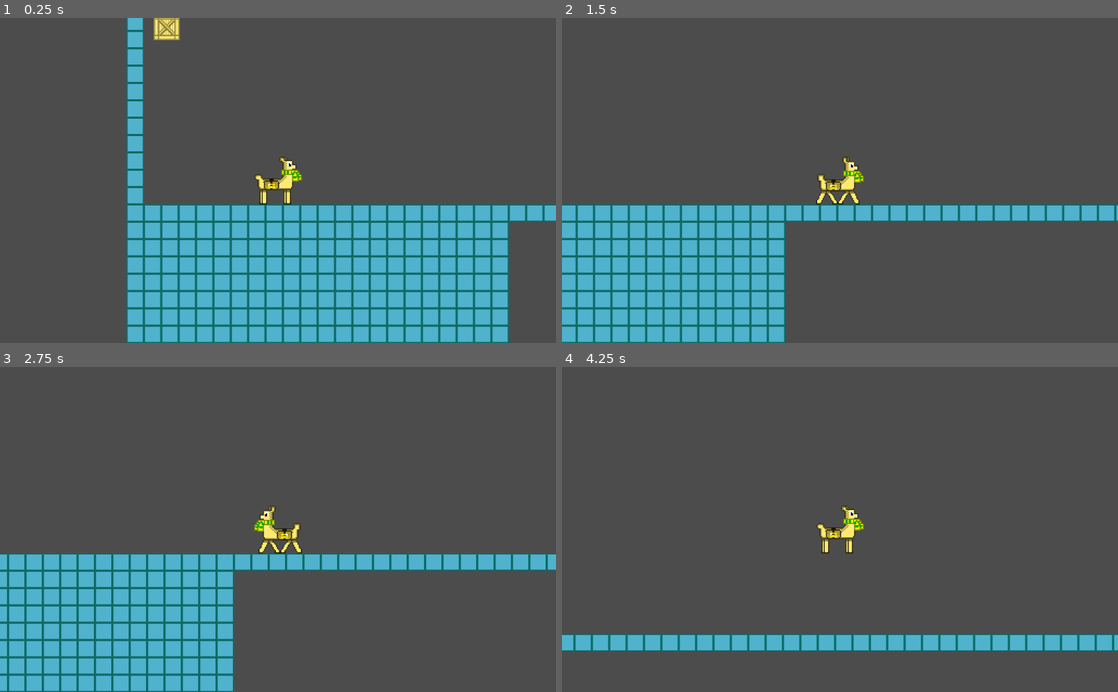
Above: before the commit, frames 1-4 (two rows, left to right).
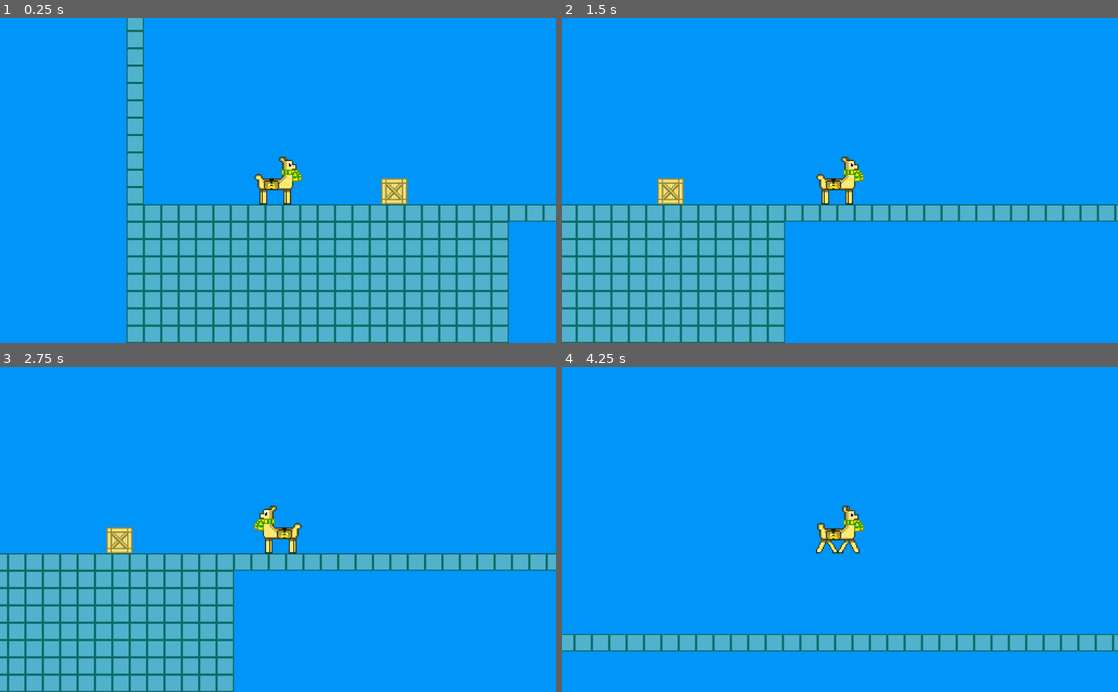
Above: after the commit, the same moments.

Repository: LeoDog896/Llama-Zips
Game: Godot game, scene res://Templates/LevelTemplate.tscn
Two runs of this game, one before a commit and one after it. Both use one fixed random seed, a clock stepped at 60 frames per second and the inputs below.
Inputs (mouse positions are in pixels of both pictures, inside the frame that each line leads up to):
- Up to frame 1 (0.25 s): no input
- Up to frame 2 (1.5 s): tap Enter at 0.5 s; move the mouse to (728, 70) at 0.52 s; hold Right (ui_right) from 0.53 s (still down); click (728, 70) at 0.67 s; tap Up (ui_up) at 0.77 s; move the mouse to (728, 196) at 1.27 s; click (728, 196) at 1.42 s
- Up to frame 3 (2.75 s): tap Up (ui_up) at 1.52 s; move the mouse to (333, 458) at 2.02 s; release Right (ui_right) at 2.03 s; hold A (ui_left) from 2.03 s (still down); click (333, 458) at 2.17 s
- Up to frame 4 (4.25 s): move the mouse to (812, 594) at 2.77 s; release A (ui_left) at 2.78 s; hold Right (ui_right) from 2.78 s (still down); click (812, 594) at 2.92 s; tap Up (ui_up) at 3.02, 3.77 s; move the mouse to (1006, 578) at 3.52 s; click (1006, 578) at 3.67 s

The runs differ from the first frame. In frame 1, 68% of the frame differs, in the area x 0-100%, y 0-100%; in frame 2, 80%; in frame 3, 79%; in frame 4, 95%.

Commit message:
Background

Diff:
--- a/Templates/LevelTemplate.tscn
+++ b/Templates/LevelTemplate.tscn
@@ -23,6 +23,11 @@
 0/tile_mode = 0
 0/occluder_offset = Vector2( 0, 0 )
 0/navigation_offset = Vector2( 0, 0 )
+0/shape_offset = Vector2( 0, 0 )
+0/shape_transform = Transform2D( 1, 0, 0, 1, 0, 0 )
+0/shape = SubResource( 1 )
+0/shape_one_way = false
+0/shape_one_way_margin = 1.0
 0/shapes = [ {
 "autotile_coord": Vector2( 0, 0 ),
 "one_way": false,
@@ -40,6 +45,11 @@
 1/occluder_offset = Vector2( 0, 0 )
 1/occluder = SubResource( 2 )
 1/navigation_offset = Vector2( 0, 0 )
+1/shape_offset = Vector2( 0, 0 )
+1/shape_transform = Transform2D( 1, 0, 0, 1, 0, 0 )
+1/shape = SubResource( 3 )
+1/shape_one_way = false
+1/shape_one_way_margin = 1.0
 1/shapes = [ {
 "autotile_coord": Vector2( 0, 0 ),
 "one_way": false,
@@ -60,7 +70,7 @@
 tile_data = PoolIntArray( -1769472, 0, 0, -1703936, 0, 0, -1638400, 0, 0, -1572864, 0, 0, -1507328, 0, 0, -1441792, 0,  …(6967 unchanged characters)…
 
 [node name="Crate" parent="." instance=ExtResource( 4 )]
-position = Vector2( 274.195, -197.651 )
+position = Vector2( 693.158, 127.56 )
 gravity_scale = 8.0
 
 [node name="BindedPlayer" parent="." instance=ExtResource( 1 )]
--- a/Utils/BindedPlayer.tscn
+++ b/Utils/BindedPlayer.tscn
@@ -8,7 +8,7 @@
 
 [sub_resource type="AtlasTexture" id=2]
 atlas = ExtResource( 2 )
-region = Rect2( 0, 0, 44, 44 )
+region = Rect2( 0, 44, 44, 44 )
 
 [sub_resource type="AtlasTexture" id=3]
 atlas = ExtResource( 2 )
@@ -16,27 +16,27 @@
 
 [sub_resource type="AtlasTexture" id=4]
 atlas = ExtResource( 2 )
-region = Rect2( 0, 44, 44, 44 )
+region = Rect2( 0, 0, 44, 44 )
 
 [sub_resource type="AtlasTexture" id=5]
 atlas = ExtResource( 2 )
-region = Rect2( 0, 0, 44, 44 )
+region = Rect2( 0, 44, 44, 44 )
 
 [sub_resource type="AtlasTexture" id=6]
 atlas = ExtResource( 2 )
-region = Rect2( 0, 44, 44, 44 )
+region = Rect2( 0, 0, 44, 44 )
 
 [sub_resource type="SpriteFrames" id=7]
 animations = [ {
-"frames": [ SubResource( 2 ) ],
+"frames": [ SubResource( 2 ), SubResource( 3 ) ],
+"loop": true,
+"name": "running",
+"speed": 15.0
+}, {
+"frames": [ SubResource( 4 ) ],
 "loop": true,
 "name": "standing",
 "speed": 5.0
-}, {
-"frames": [ SubResource( 3 ), SubResource( 4 ) ],
-"loop": true,
-"name": "running",
-"speed": 15.0
 }, {
 "frames": [ SubResource( 5 ), SubResource( 6 ) ],
 "loop": true,
@@ -45,7 +45,7 @@
 }, {
 "frames": [  ],
 "loop": true,
-"name": "speeding",
+"name": "jumping",
 "speed": 5.0
 } ]
 
@@ -69,4 +69,4 @@
 
 [node name="AnimatedSprite" type="AnimatedSprite" parent="."]
 frames = SubResource( 7 )
-animation = "speeding"
+animation = "jumping"
--- a/default_env.tres
+++ b/default_env.tres
@@ -1,7 +1,11 @@
 [gd_resource type="Environment" load_steps=2 format=2]
 
 [sub_resource type="ProceduralSky" id=1]
+ground_bottom_color = Color( 0, 0.588235, 0.980392, 1 )
+ground_horizon_color = Color( 0, 0.588235, 0.980392, 1 )
 
 [resource]
-background_mode = 2
+background_mode = 1
 background_sky = SubResource( 1 )
+background_color = Color( 0, 0.588235, 0.980392, 1 )
+background_energy = 16.0
--- a/project.godot
+++ b/project.godot
@@ -21,6 +21,8 @@
 
 [display]
 
+mouse_cursor/custom_image="https://www.freeiconspng.com/uploads/blue-circle-icon-12.png"
+mouse_cursor/custom_image_hotspot=false
 window/stretch/mode="viewport"
 
 [input]
@@ -60,7 +62,14 @@
 , Object(InputEventJoypadButton,"resource_local_to_scene":false,"resource_name":"","device":0,"button_index":2,"pressure":0.0,"pressed":false,"script":null)
  ]
 }
+ui_left_mouse={
+"deadzone": 0.5,
+"events": [ Object(InputEventMouseButton,"resource_local_to_scene":false,"resource_name":"","device":0,"alt":false,"shift":false,"control":false,"meta":false,"command":false,"button_mask":0,"position":Vector2( 0, 0 ),"global_position":Vector2( 0, 0 ),"factor":1.0,"button_index":1,"pressed":false,"doubleclick":false,"script":null)
+, Object(InputEventJoypadButton,"resource_local_to_scene":false,"resource_name":"","device":0,"button_index":8,"pressure":0.0,"pressed":false,"script":null)
+ ]
+}
 
 [rendering]
 
+environment/default_clear_color=Color( 0, 0.588235, 0.980392, 1 )
 environment/default_environment="res://default_env.tres"
Binary file added: Godot Background.jpg
Not shown, added: Godot Background.jpg.import
